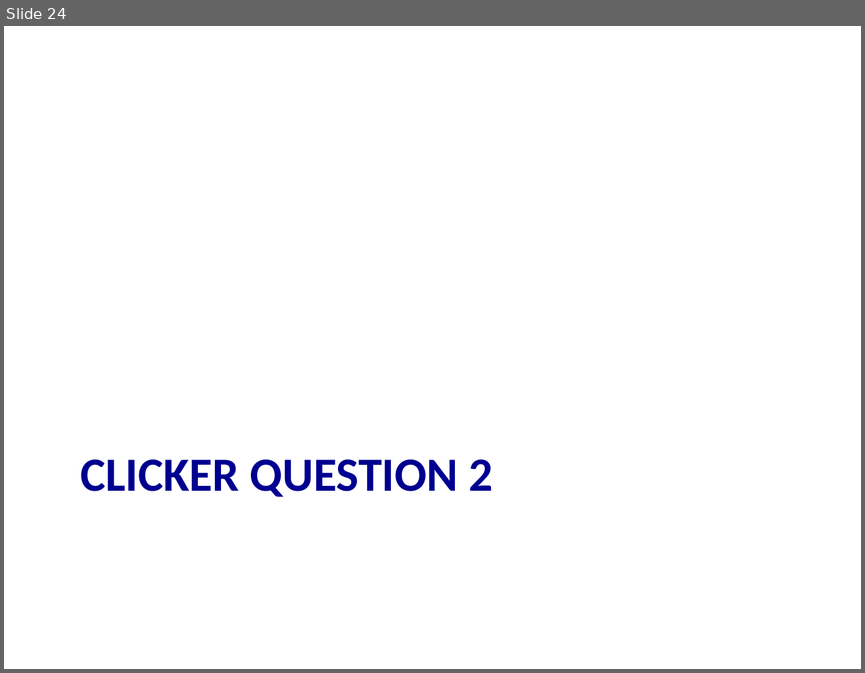
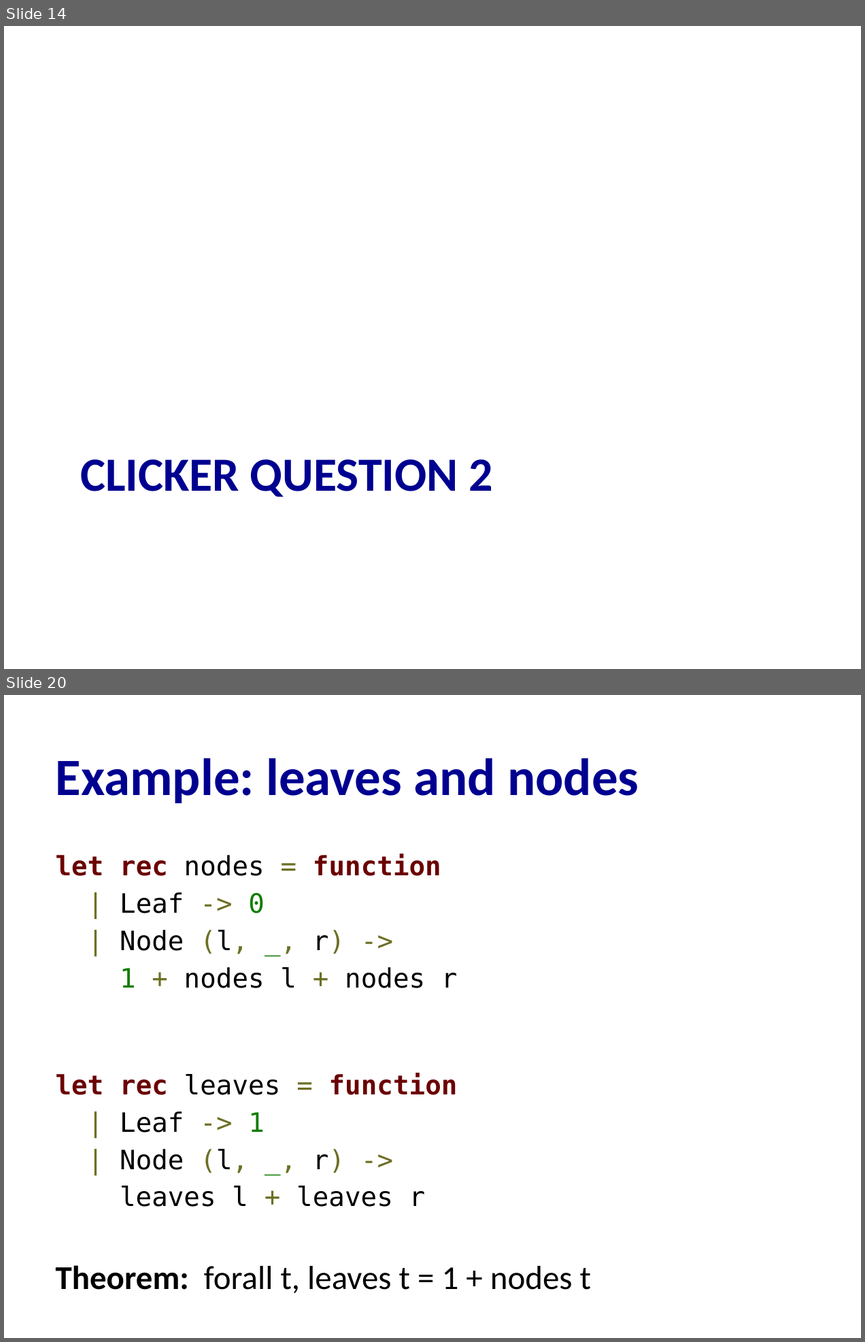
Before and after one commit to cs3110/materials-2019fa, a slide deck: 20-proofs/lec.pptx. Shown one above the other, each under a label of ours: slide 24 before the commit, slides 14 and 20 after it; the slides between them are not shown. The pictures are 865x673 and 865x1342 pixels, drawn with LibreOffice and Linux fonts; fonts in the diff are those of the drawing. Boxes give left, top, right and bottom in pixels: in the first picture for what was removed or moved away, otherwise in the second. Text is boxed around its words. In the diff, an @@ line names an element or a change of style, - is before the commit and + after.

```diff
--- a/20-proofs/lec.pptx
+++ b/20-proofs/lec.pptx
@@ slide 20 added at (x1=4, y1=695, x2=861, y2=1338), background #FFFFFF @@
@@ title added at (x1=56, y1=758, x2=638, y2=803), 44 pt, text #000090, bold @@
+Example: leaves and nodes
@@ text added at (x1=56, y1=854, x2=591, y2=1293), 22.4 pt, text #000000 @@
+let rec nodes = function
+| Leaf -> 0
+| Node (l, _, r) ->
+1 + nodes l + nodes r
+let rec leaves = function
+| Leaf -> 1
+| Node (l, _, r) ->
+leaves l + leaves r
+Theorem: forall t, leaves t = 1 + nodes t
@@ what was slide 24 is now slide 14 @@
```
Also in this commit, not shown: 4 slides changed, 15 other slides added, 28 slides removed, 1 other file.
